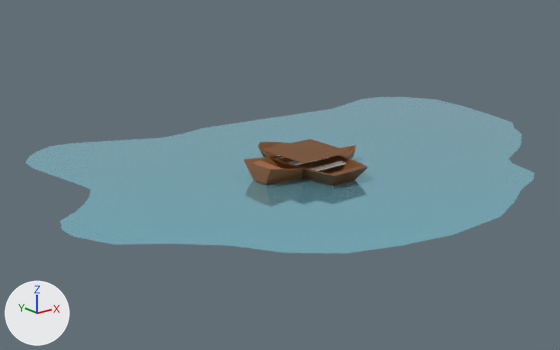
One commit to the glTF model Test/boat.glb: the scene before it, then after it.
Rendered twice from a camera (50 mm lens) standing at (-15.18, -17.62, 7.12) and looking at (0.17, 1.57, -0.55). Every picture has the same lights, and +X, +Y and +Z are marked at lower left. Where no turn or scale is listed for an object, it has been applied to the vertices.
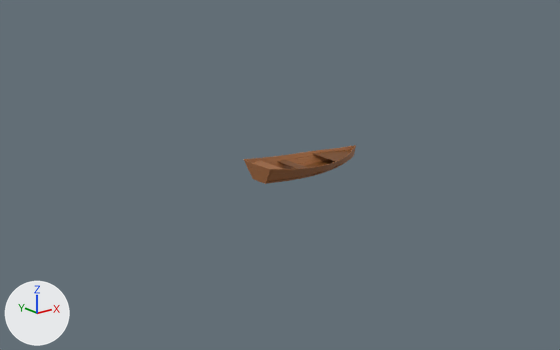
Changed parts and their boxes [x1, y1, x2, y2] in the pictures (560 x 350 px):
'Plane', deleted (cyan)
    before: [26, 97, 534, 253]
'Circle.001', deleted (brown)
    before: [260, 139, 352, 186]
'Circle', deleted (brown)
    before: [258, 142, 367, 176]
'Circle.003', deleted
    before: [332, 167, 368, 186]
'Cube', deleted
    before: [311, 161, 346, 171]
'Cube.001', deleted
    before: [288, 157, 329, 165]

The change, as a list of edits to the scene's bpy script:
```text
Remove ob_plane:
    ob_plane = bpy.data.objects.new('Plane', me_plane)
    ob_plane.location = (0.01, 0.57, -0.07)
Remove ob_circle:
    ob_circle = bpy.data.objects.new('Circle', me_circle_003)
    ob_circle.location = (0.0, 0.0, -0.17)
Remove ob_cube:
    ob_cube = bpy.data.objects.new('Cube', me_cube_002)
    ob_cube.location = (0.0, -0.88, 0.34)
    ob_cube.scale = (0.752, 0.132, -0.0221)
Remove ob_cube_001:
    ob_cube_001 = bpy.data.objects.new('Cube.001', me_cube_004)
    ob_cube_001.location = (0.0, -0.02, 0.34)
    ob_cube_001.scale = (0.823, 0.136, -0.0221)
Remove ob_circle_001:
    ob_circle_001 = bpy.data.objects.new('Circle.001', me_circle_001)
    ob_circle_001.location = (0.0, 0.0, -0.17)
Remove ob_circle_003:
    ob_circle_003 = bpy.data.objects.new('Circle.003', me_circle_004)
    ob_circle_003.location = (0.0, 0.0, -0.17)
```
